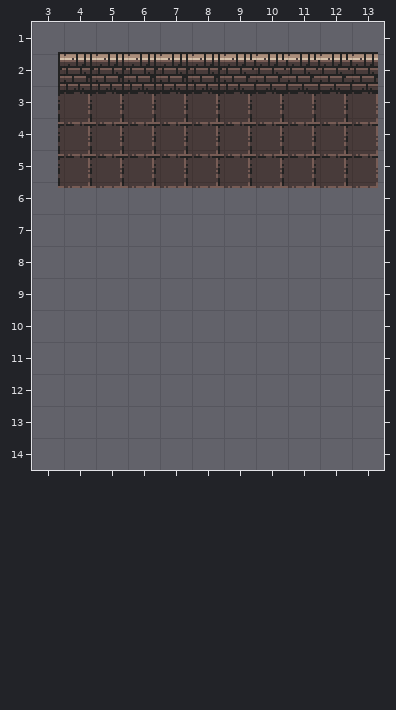
Level history. Tiled map (JSON): example/assets/images/tiled/mapa1.json. The first picture shows the starting point.
Cells are 16x16 px. Shown: x 3..13, y 1..14. The old version is drawn lined up with the new one.
After the commit:
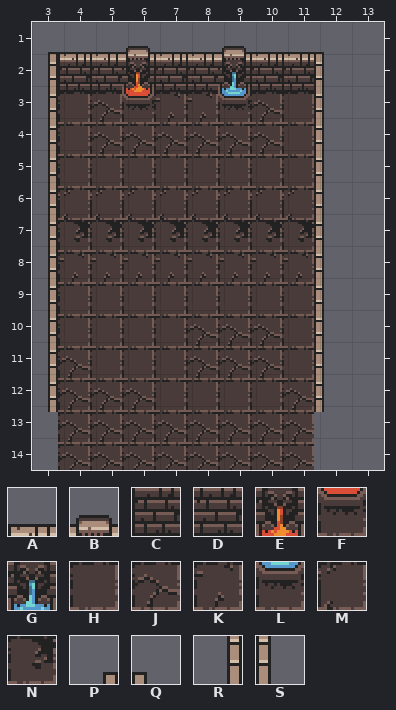
Key: from "0x72_DungeonTilesetII_v1.3": A 1, B 4, C 33, D 34, E 36, F 68, G 101, H 129, J 130, K 131, L 133, M 162, N 193, P 224, Q 225, R 256, S 257.
_ is an empty cell.
The exact change:
{"change": "map size 50x50 -> 20x20 cells (old content now starts at -23,-24; both pictures use the new coordinates)"}
{"where": "layer \"Tile Layer 1\""}
{"y":1,"x":3,"old":"_","new":"P"}
{"y":1,"x":6,"old":"A","new":"B"}
{"y":1,"x":9,"old":"A","new":"B"}
{"y":1,"x":12,"old":"AA","new":"Q_"}
{"y":2,"x":3,"old":"_","new":"R"}
{"y":2,"x":6,"old":"C","new":"E"}
{"y":2,"x":9,"old":"CDDDD","new":"GCCS_"}
{"y":3,"x":3,"old":"_","new":"R"}
{"y":3,"x":5,"old":"HHHHHH","new":"JFKKLJ"}
{"y":3,"x":12,"old":"HH","new":"S_"}
{"y":4,"x":3,"old":"_","new":"R"}
{"y":4,"x":5,"old":"HHHHHH","new":"JJJJJJ"}
{"y":4,"x":12,"old":"HH","new":"S_"}
{"y":5,"x":3,"old":"_","new":"R"}
{"y":5,"x":12,"old":"HH","new":"S_"}
{"y":6,"x":3,"old":"__________","new":"RMMMMMMMMS"}
{"y":7,"x":3,"old":"__________","new":"RNNNNNNNNS"}
{"y":8,"x":3,"old":"__________","new":"RKKKKKKKKS"}
{"y":9,"x":3,"old":"__________","new":"RHHHHHHHHS"}
{"y":10,"x":3,"old":"__________","new":"RHHHHJJJHS"}
{"y":11,"x":3,"old":"__________","new":"RJHHHJJJHS"}
{"y":12,"x":3,"old":"__________","new":"RJJJHHHHJS"}
{"y":13,"x":4,"old":"________","new":"JJJJJJJJ"}
{"y":14,"x":4,"old":"________","new":"JJJJJJJJ"}
